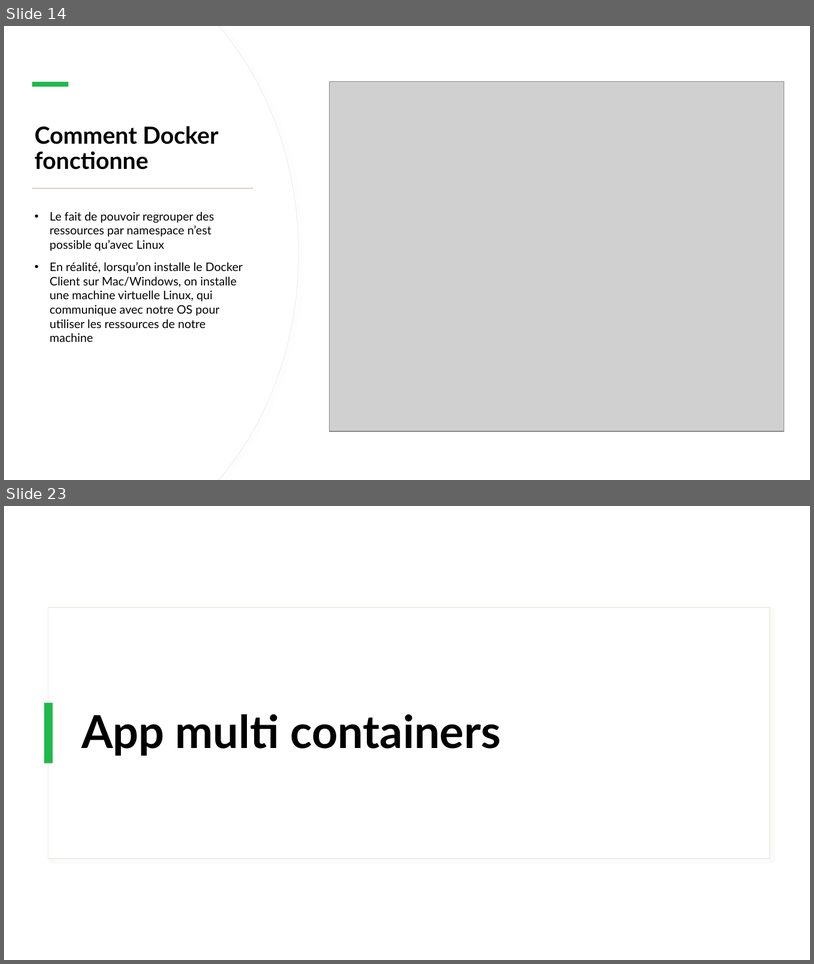
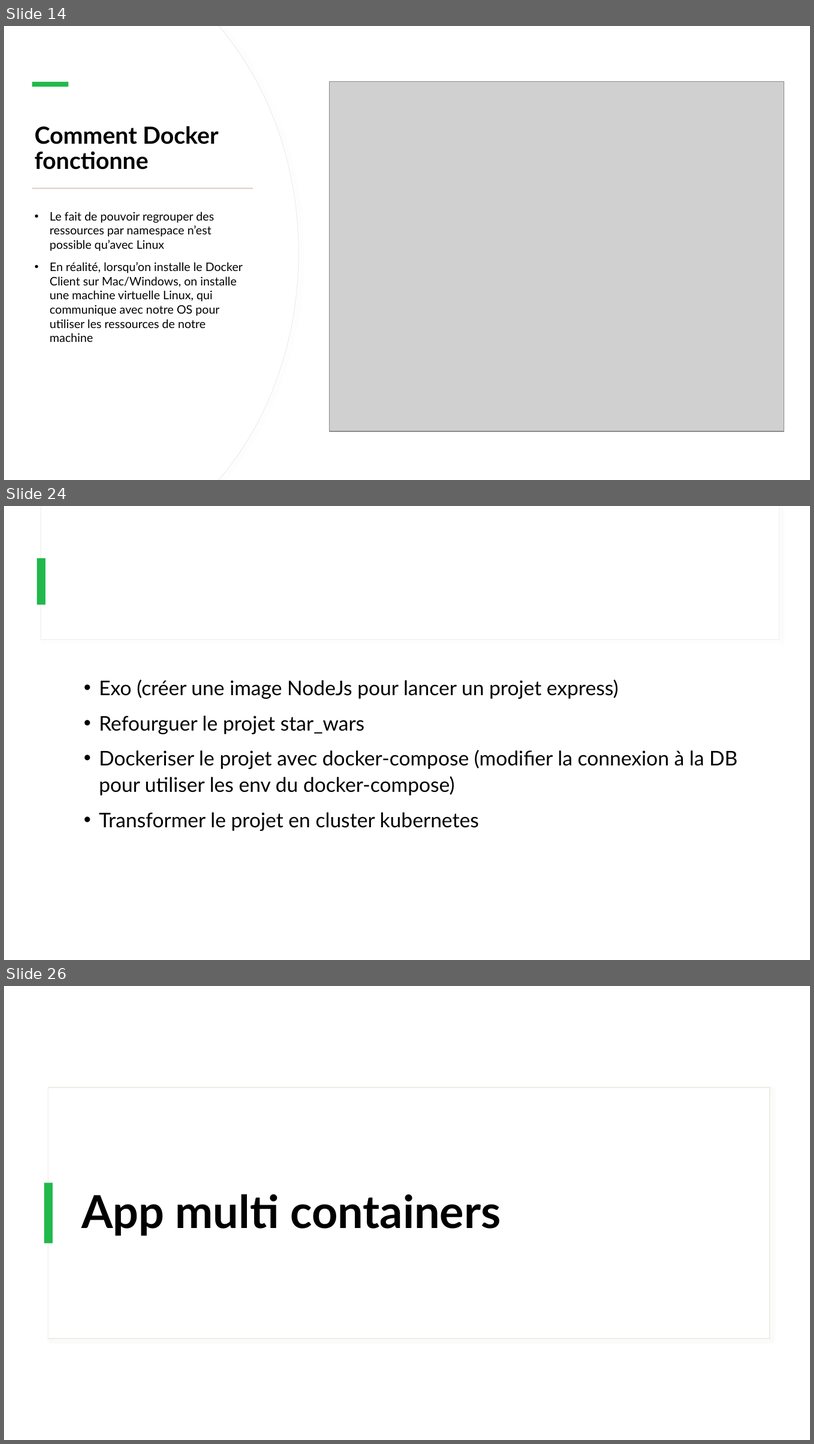
Before and after one commit to IPSSIASIDEV2/Jedy-DockerKubernetes-Formation, a slide deck: Cours/Cours.pptx. Shown one above the other, each under a label of ours: slides 14 and 23 before the commit, slides 14, 24 and 26 after it; the slides between them are not shown. The pictures are 814x964 and 814x1444 pixels, drawn with LibreOffice and Linux fonts; fonts in the diff are those of the drawing; grey boxes stand for pictures. Boxes give left, top, right and bottom in pixels: in the first picture for what was removed or moved away, otherwise in the second. Text is boxed around its words. In the diff, an @@ line names an element or a change of style, - is before the commit and + after.

```diff
--- a/Cours/Cours.pptx
+++ b/Cours/Cours.pptx
@@ slide 24 added at box(4, 506, 810, 960), background #FFFFFF; not listed: 2 template elements that a slide beside it also shows @@
@@ rectangle added at box(37, 558, 46, 604), fill #21B94B @@
@@ text added at box(99, 679, 738, 831), 24 pt, text #000000 @@
+• Exo (créer une image NodeJs pour lancer un projet express)
+• Refourguer le projet star_wars
+• Dockeriser le projet avec docker-compose (modifier la connexion à la DB pour utiliser les env du docker-compose)
+• Transformer le projet en cluster kubernetes
@@ what was slide 23 is now slide 26 @@
```
Also in this commit, not shown: 15 slides changed, 5 other slides added, 4 slides removed, 2 other files.
